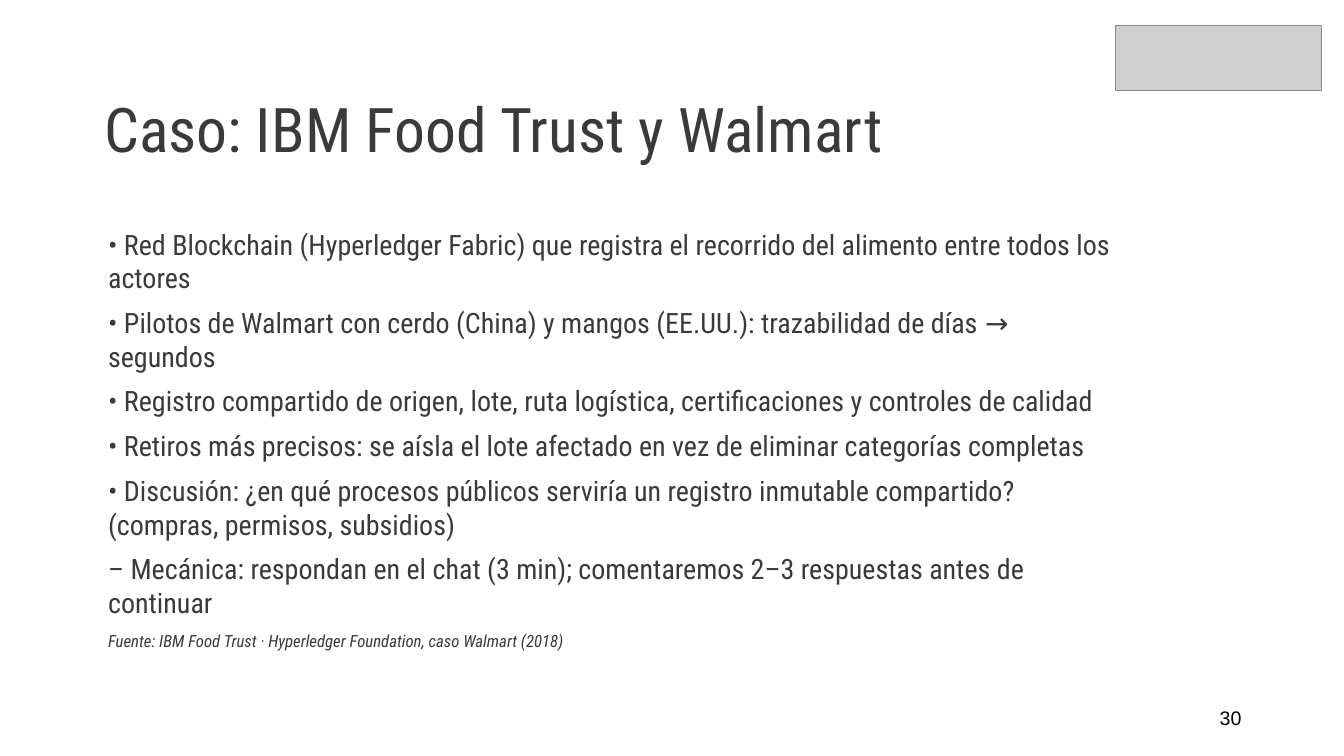
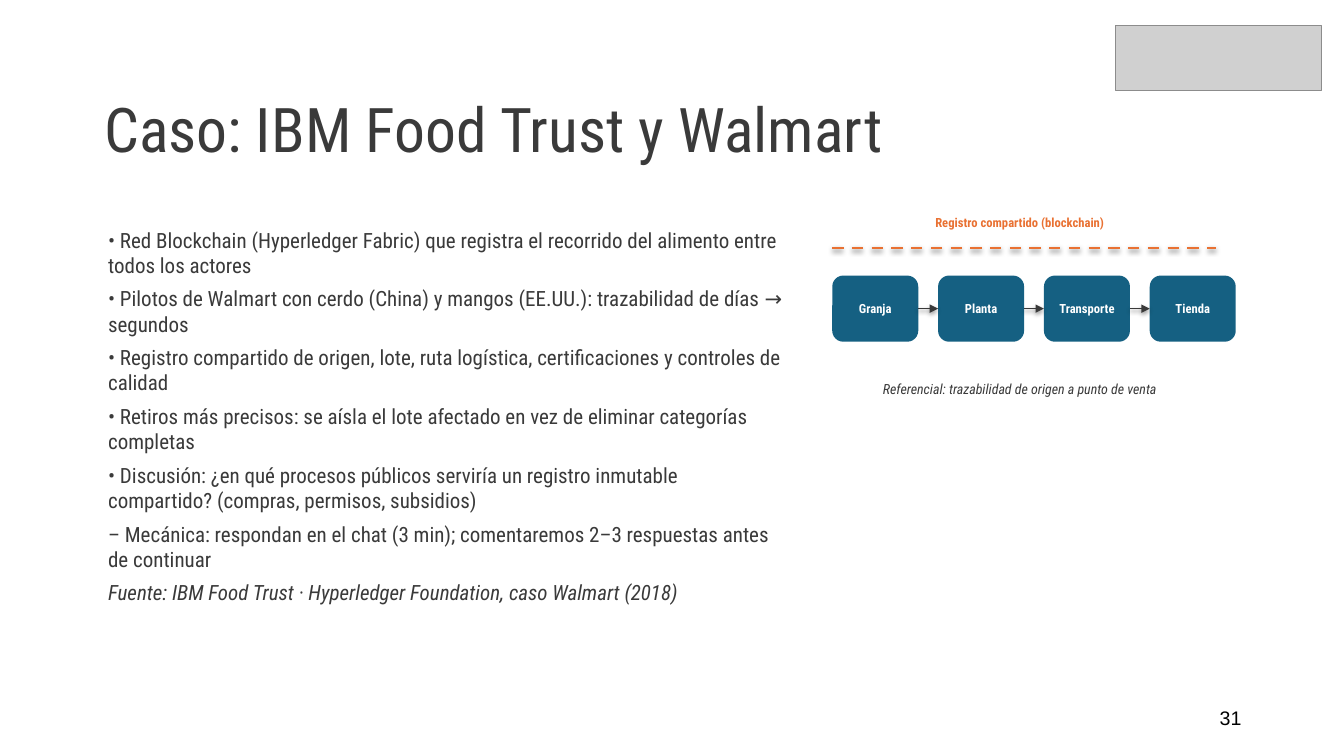
Before and after one commit to diegozamoranoWP/Diplomado-PUCV, a slide deck: slide 31 of Modulo_3_Transformacion_Digital/Clase_1_Transformacion_Digital.pptx (slide 30 before the commit). Drawn at 1344x756 pixels with LibreOffice and Linux fonts; fonts in the diff are those of the drawing; grey boxes stand for pictures. Boxes give left, top, right and bottom in pixels: in the first picture for what was removed or moved away, otherwise in the second. Text is boxed around its words. In the diff, an @@ line names an element or a change of style, - is before the commit and + after.

```diff
--- a/Modulo_3_Transformacion_Digital/Clase_1_Transformacion_Digital.pptx
+++ b/Modulo_3_Transformacion_Digital/Clase_1_Transformacion_Digital.pptx
@@ text "• Red Blockchain (Hyperledger Fabric) ..." at [108, 231, 780, 605]: size 20 to 15 pt in "• Red Blockchain (Hyperledger Fabric) que registra ...", "• Pilotos de Walmart con cerdo (China) ...", "• Registro compartido de origen, lote, ruta ...", "• Retiros más precisos: se aísla el ..." and 2 more places; size 12 to 15 pt in "Fuente: IBM Food Trust · Hyperledger Foundation, ..."; less space between paragraphs @@
@@ text added at [935, 217, 1104, 230], 9 pt, text #E97132, bold @@
+Registro compartido (blockchain)
@@ line added from (833, 248) to (1216, 248), #E97132 2 pt dashed @@
@@ rounded rectangle added at [833, 275, 919, 342], fill #156082, 9 pt, text #FFFFFF, bold @@
+Granja
@@ rounded rectangle added at [939, 275, 1024, 342], fill #156082, 9 pt, text #FFFFFF, bold @@
+Planta
@@ rounded rectangle added at [1045, 275, 1130, 342], fill #156082, 9 pt, text #FFFFFF, bold @@
+Transporte
@@ rounded rectangle added at [1150, 275, 1236, 342], fill #156082, 9 pt, text #FFFFFF, bold @@
+Tienda
@@ arrow added from (919, 309) to (939, 309), #3A3A3A 1.2 pt @@
@@ arrow added from (1024, 309) to (1045, 309), #3A3A3A 1.2 pt @@
@@ arrow added from (1130, 309) to (1150, 309), #3A3A3A 1.2 pt @@
@@ text added at [883, 383, 1156, 397], 10 pt, text #3A3A3A, italic @@
+Referencial: trazabilidad de origen a punto de venta
@@ text at [1220, 711, 1242, 726]: text changed @@
-30
+31
```
Also in this commit, not shown: 31 other slides changed, 1 slide added.
